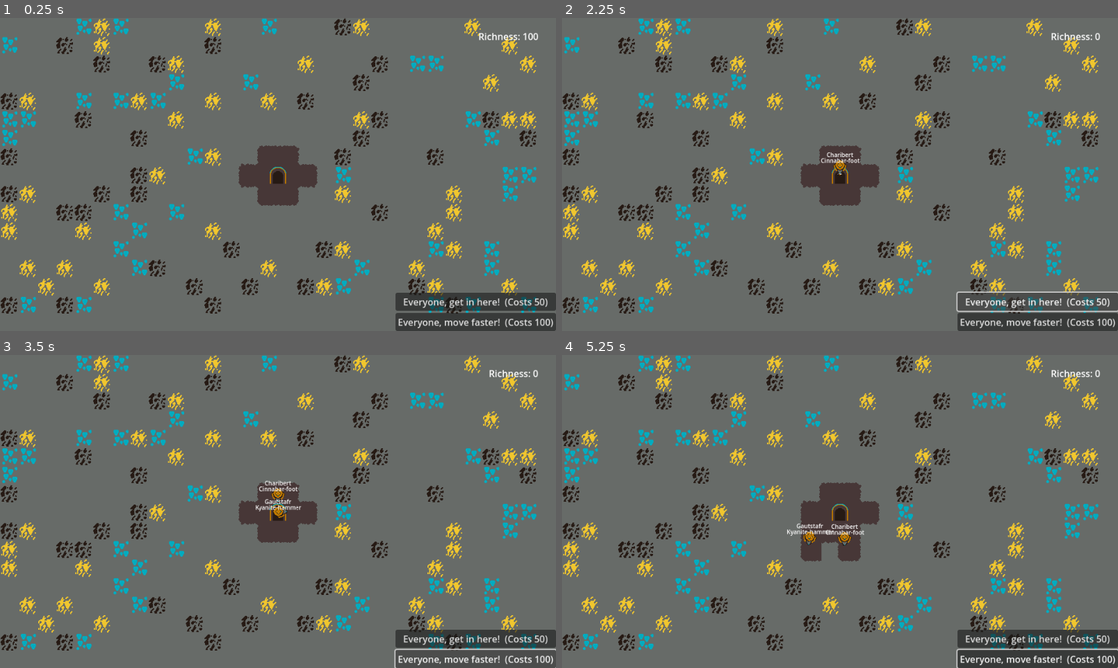
Above: before the commit, frames 1-4 (two rows, left to right).
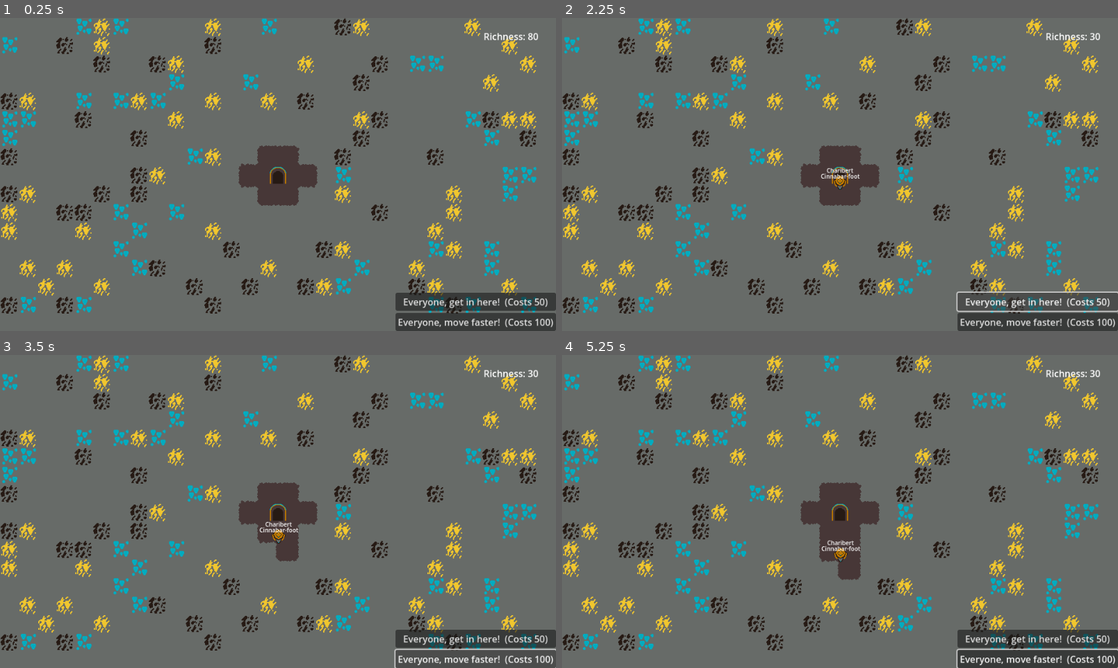
Above: after the commit, the same moments.

Repository: where-fore/dwarves
Game: Godot game, scene res://loose/main_game.tscn
The game is run twice, just before and just after one commit, with the same random seed, the same clock (stepped at 60 frames per second) and the same inputs.
Inputs (mouse positions are in pixels of both pictures, inside the frame that each line leads up to):
- Up to frame 1 (0.25 s): no input
- Up to frame 2 (2.25 s): click "Everyone, get in here! (Costs…" at 0.5 s; click "Everyone, move faster! (Costs…" at 1.25 s; click "Everyone, get in here! (Costs…" at 2 s
- Up to frame 3 (3.5 s): click "Everyone, move faster! (Costs…" at 2.75 s
- Up to frame 4 (5.25 s): click "Everyone, get in here! (Costs…" at 3.5 s; click "Everyone, move faster! (Costs…" at 4.25 s; tap Enter at 5 s; move the mouse to (962, 495) at 5.02 s; tap 1 at 5.1 s; click (962, 495) at 5.17 s

The runs differ from the first frame. In frame 1, 0.1% of the frame differs, in the area x 86-96%, y 4-8%; in frame 2, 0.5%; in frame 3, 0.9%; in frame 4, 1.2%, in the area x 40-97%, y 4-72%.

Commit message:
cant brick the game by buying speed

Diff:
--- a/project/loose/score_counter.gd
+++ b/project/loose/score_counter.gd
@@ -8,7 +8,7 @@
 	DebugEvents.dwarf_spawn_request.connect(spend_score_to_spawn_dwarf)
 	DebugEvents.dwarf_speed_increase_request.connect(spend_score_to_increase_speed)
 	self.text = base_label_string + str(0)
-	change_score_additive(100)
+	change_score_additive(80)
 
 func change_score_additive(value:int) -> void:
 	var current_score:int = get_score_from_label_text()
Not shown, changed: dwarves to do.txt
